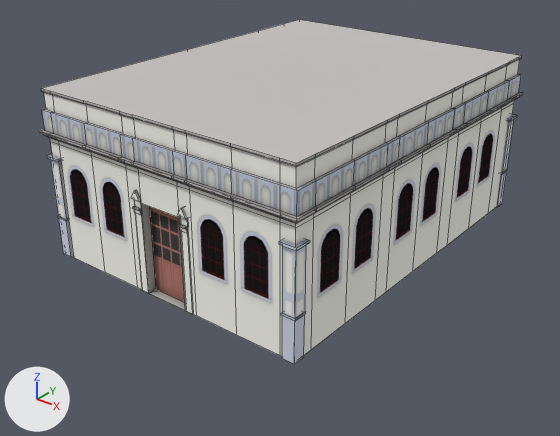
One commit to the Blender file Utils/Modelos/TuristaFINAL.blend: the scene before it, then after it.
Camera for both pictures: a 50 mm camera at (3.1, -31.4, 19.7) aimed at (-20.6, -1.8, 1.3). Arrows for +X, +Y and +Z are at lower left; the lights stay in place. Mesh edges are drawn as thin lines.

The first picture shows 'low'.
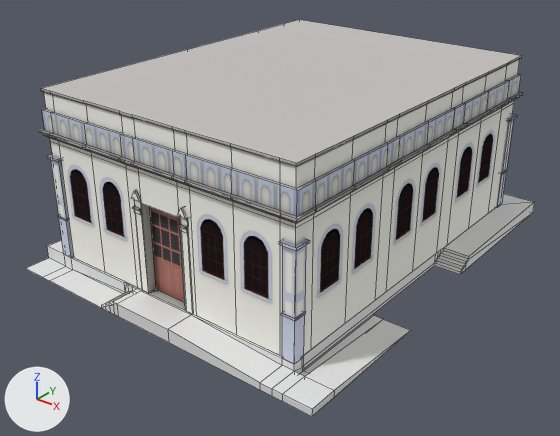
What differs and where, as boxes [x1, y1, x2, y2] in the pictures (560 x 436 px):
'Plane', added
    after: [25, 194, 535, 416]

What changed in the scene script:
```text
Add me_plane_004:
    me_plane_004.from_pydata(...)  # 103 vertices, 86 faces; spans x -5.3..13.7, y -0.5..23.0, z 0.0..0.7
Add ob_plane:
    ob_plane = bpy.data.objects.new('Plane', me_plane_004)
    ob_plane.location = (-24.7, -11.25, -0.72)
```
